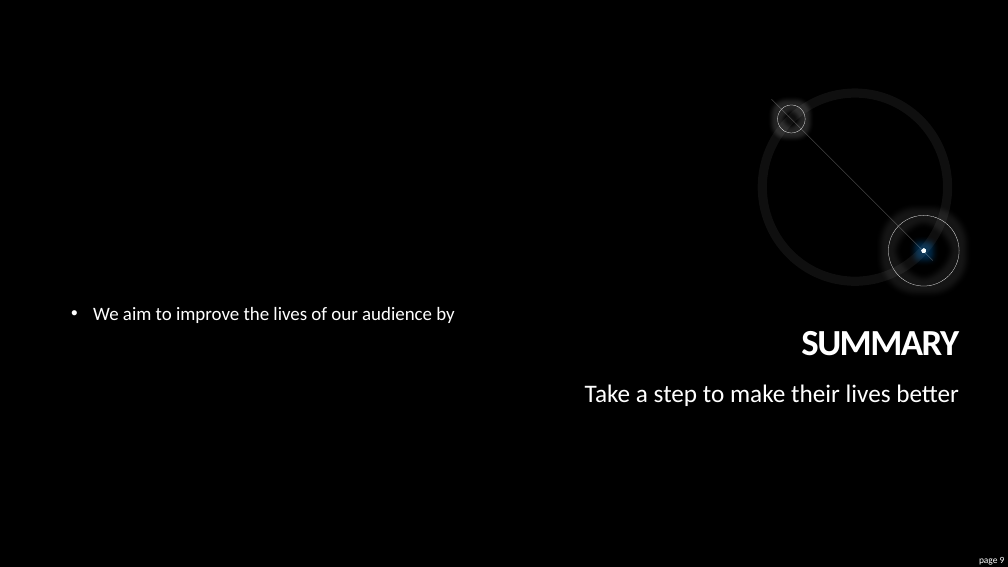
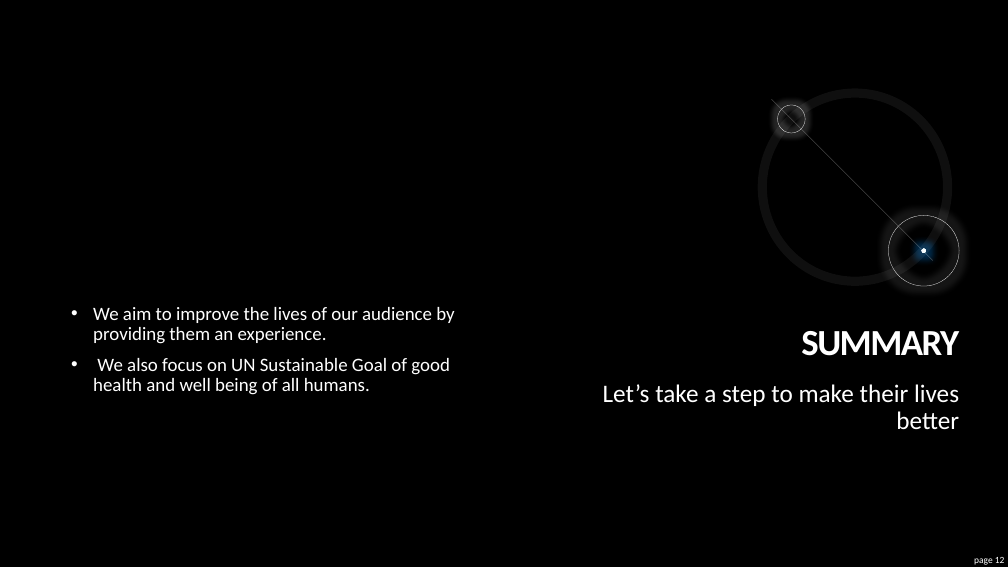
Before and after one commit to adityadutta/BostonHacksFall18, a slide deck: slide 12 of PITCH/Pitch.pptx (slide 9 before the commit). Drawn at 1008x567 pixels with LibreOffice and Linux fonts; fonts in the diff are those of the drawing. Boxes give left, top, right and bottom in pixels: in the first picture for what was removed or moved away, otherwise in the second. Text is boxed around its words. In the diff, an @@ line names an element or a change of style, - is before the commit and + after.

```diff
--- a/PITCH/Pitch.pptx
+++ b/PITCH/Pitch.pptx
@@ text at box(93, 307, 454, 395): text changed @@
-• We aim to improve the lives of our audience by
+• We aim to improve the lives of our audience by providing them an experience.
+• We also focus on UN Sustainable Goal of good health and well being of all humans.
@@ subtitle at box(603, 384, 959, 429): text changed @@
-Take a step to make their lives better
+Let’s take a step to make their lives better
@@ page number at box(974, 557, 1005, 565): text changed @@
-page 9
+page 12
```
Also in this commit, not shown: 5 other slides changed, 5 slides added, 2 slides removed, 4 other files.
